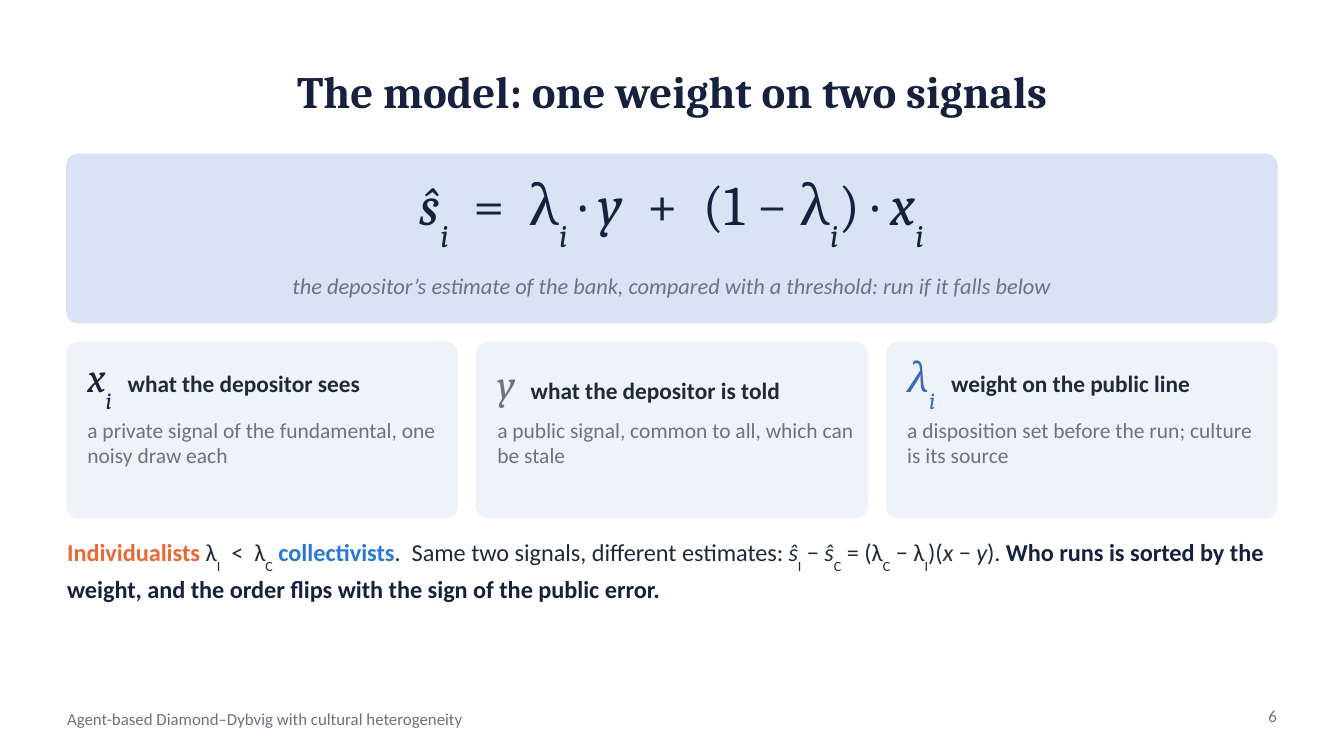
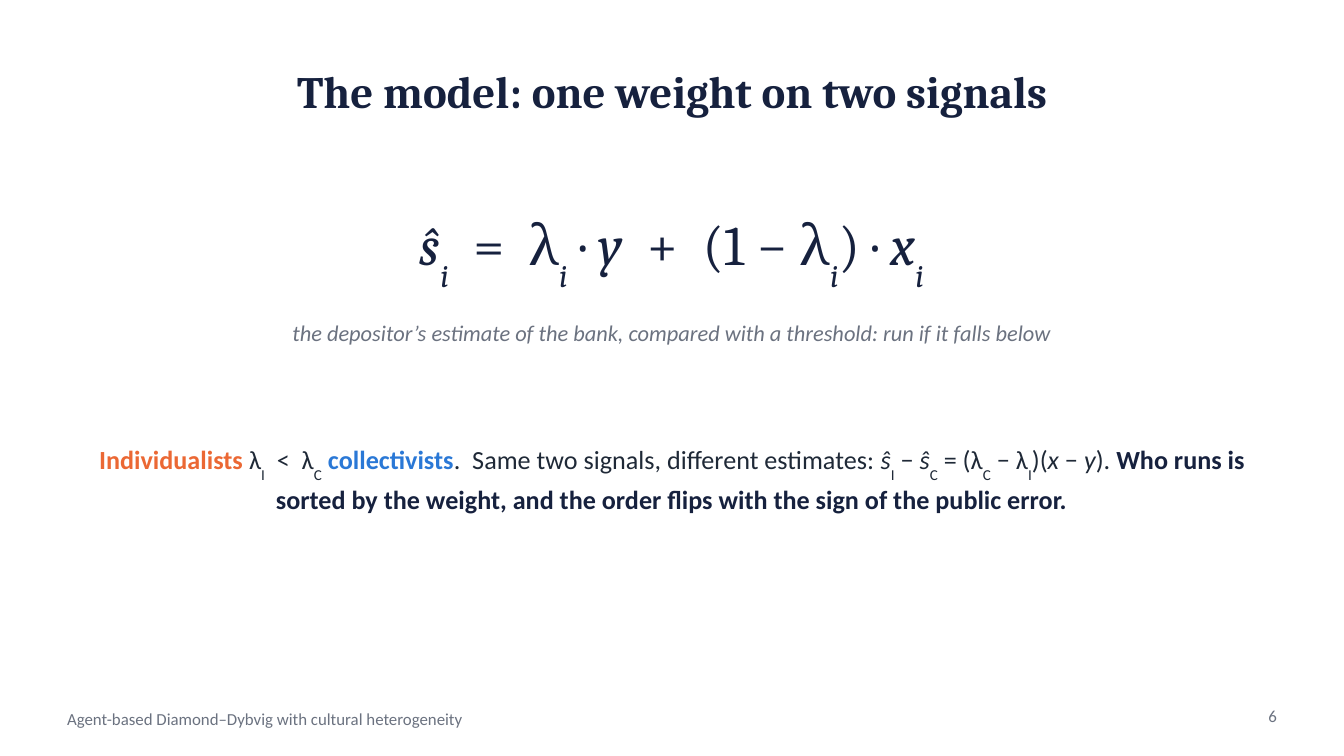
Before and after one commit to wlstover/BankRuns5, a slide deck: slide 6 of docs/deck_2026-10-26_seminar.pptx. Drawn at 1344x756 pixels with LibreOffice and Linux fonts; fonts in the diff are those of the drawing. Boxes give left, top, right and bottom in pixels: in the first picture for what was removed or moved away, otherwise in the second. Text is boxed around its words. In the diff, an @@ line names an element or a change of style, - is before the commit and + after.

```diff
--- a/docs/deck_2026-10-26_seminar.pptx
+++ b/docs/deck_2026-10-26_seminar.pptx
@@ rounded rectangle removed at box(67, 155, 1277, 323) @@
@@ text "ŝi = λi · y ...": place and size @@
-text "ŝi = λi · y ..." at box(598, 185, 745, 237)
+text "ŝi = λi · y ..." at box(598, 225, 745, 278)
@@ text "the depositor’s estimate of the ...": place and size @@
-text "the depositor’s estimate of the ..." at box(292, 278, 1051, 298)
+text "the depositor’s estimate of the ..." at box(292, 325, 1051, 345)
@@ rounded rectangle removed at box(67, 343, 457, 517) @@
@@ rounded rectangle removed at box(477, 343, 867, 517) @@
@@ rounded rectangle removed at box(887, 343, 1277, 517) @@
@@ text removed at box(128, 375, 360, 396) @@
-xi what the depositor sees
@@ text removed at box(497, 379, 780, 408) @@
-y what the depositor is told
@@ text removed at box(951, 375, 1190, 396) @@
-λi weight on the public line
@@ text "Individualists λI < λC collectivists. ...": place and size @@
-text "Individualists λI < λC collectivists. ..." at box(67, 543, 1264, 602)
+text "Individualists λI < λC collectivists. ..." at box(99, 450, 1245, 514)
@@ text "Individualists λI < λC collectivists. ..." at box(99, 450, 1245, 514): size 13 to 14 pt; alignment left to centre @@
@@ text removed at box(87, 423, 435, 467) @@
-a private signal of the fundamental, one noisy draw each
@@ text removed at box(497, 423, 854, 463) @@
-a public signal, common to all, which can be stale
@@ text removed at box(907, 423, 1252, 463) @@
-a disposition set before the run; culture is its source
```
Also in this commit, not shown: 2 other files.
